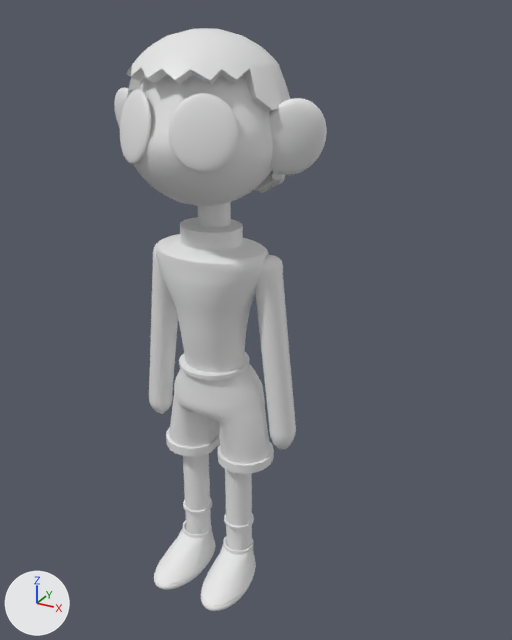
The FBX model Assets/GlitchInThePast/Art/Models/3DModels_Rhythm/3DModel_BobbyRhythmGame.fbx: old version first, new version second.
Both versions are drawn from a camera (50 mm lens) standing at (5.12, -8.03, 8.7) and looking at (0.51, 0.34, 4.51). Lighting does not change. The marker at lower left points along +X, +Y and +Z. Where no turn or scale is listed for an object, it has been applied to the vertices.

Objects in the first picture: 'Bobby'.
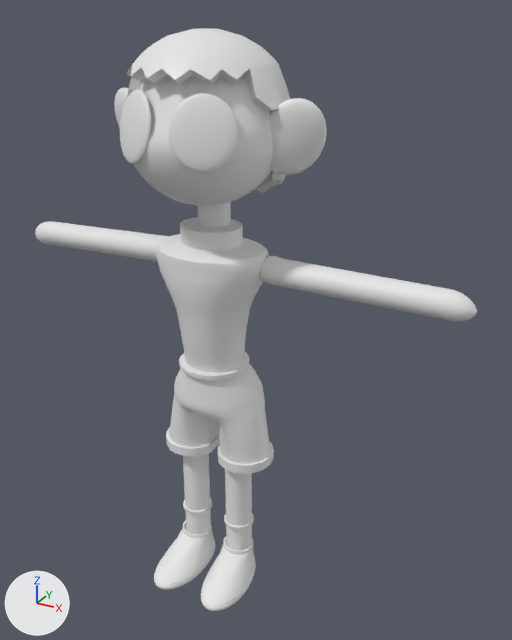
What the commit changed:
me_circle_002 has 7987 vertices, 10842 faces and spans x -1.6..1.62, y -1.11..1.07, z 0.06..8.47.
me_circle_002 is used by ob_bobby; location (0.0, 0.0, 0.0).
me_circle_002 part 1: the loose piece of 416 vertices spanning x 0.63..1.28, y -0.1..0.37, z 2.59..5.59 is multiplied about its middle by the matrix ((0.121, -0.027, -0.953), (0.12, 0.953, -0.012), (0.946, -0.118, 0.123)), then moved by (1.24, -0.03, 1.32).
me_circle_002 part 2: the loose piece of 416 vertices spanning x -1.31..-0.63, y -0.16..0.35, z 2.59..5.59 is multiplied about its middle by the matrix ((0.152, 0.009, 0.988), (-0.228, 0.973, 0.026), (-0.962, -0.229, 0.15)), then moved by (-1.03, 0.06, 1.29).

Boxes [x1, y1, x2, y2] around the edits, measured in the pictures (512 x 640 px; the box of a moved part takes in the faces that stretch with it):
'Bobby', reshaped (107% wider): before [114, 28, 327, 611]; after [35, 28, 477, 611]
part 1 of me_circle_002, moved or reshaped: before [255, 255, 296, 449]; after [259, 256, 477, 322]
part 2 of me_circle_002, moved or reshaped: before [149, 240, 178, 414]; after [35, 221, 169, 262]
